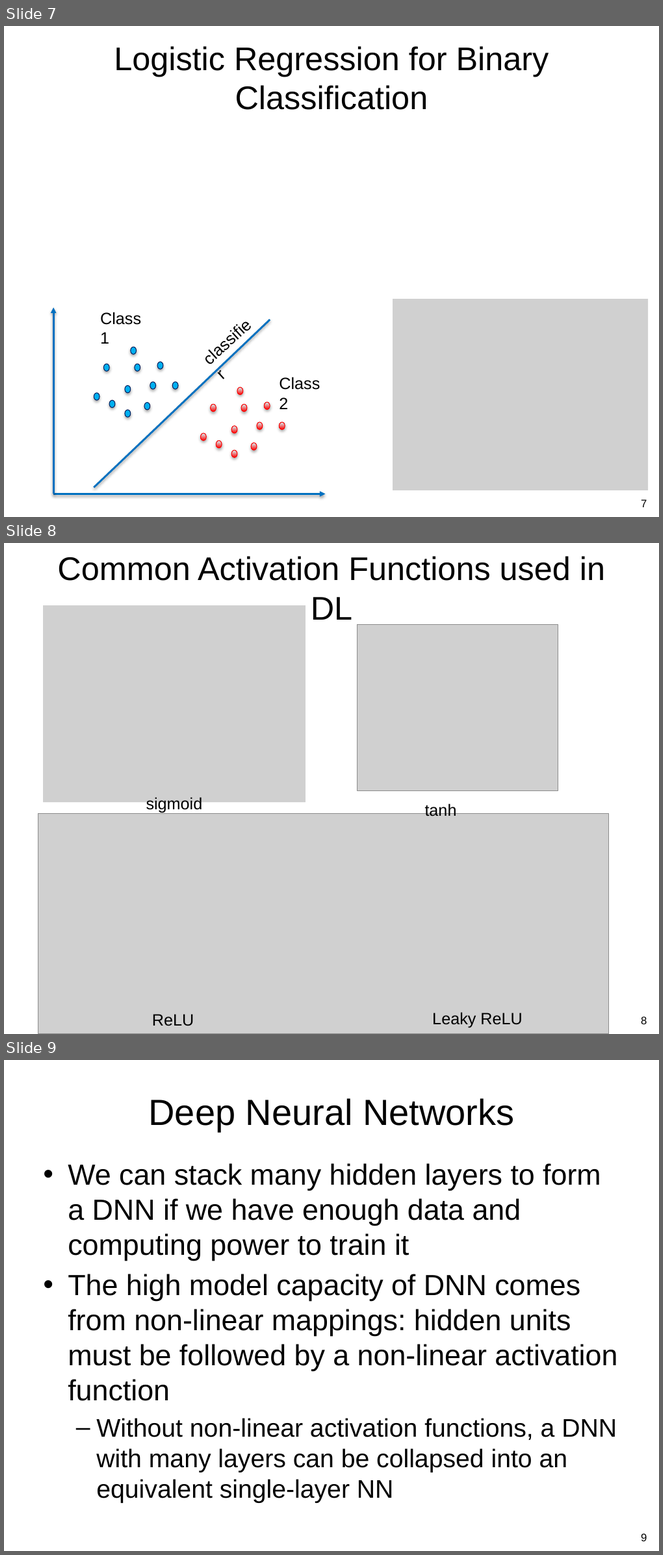
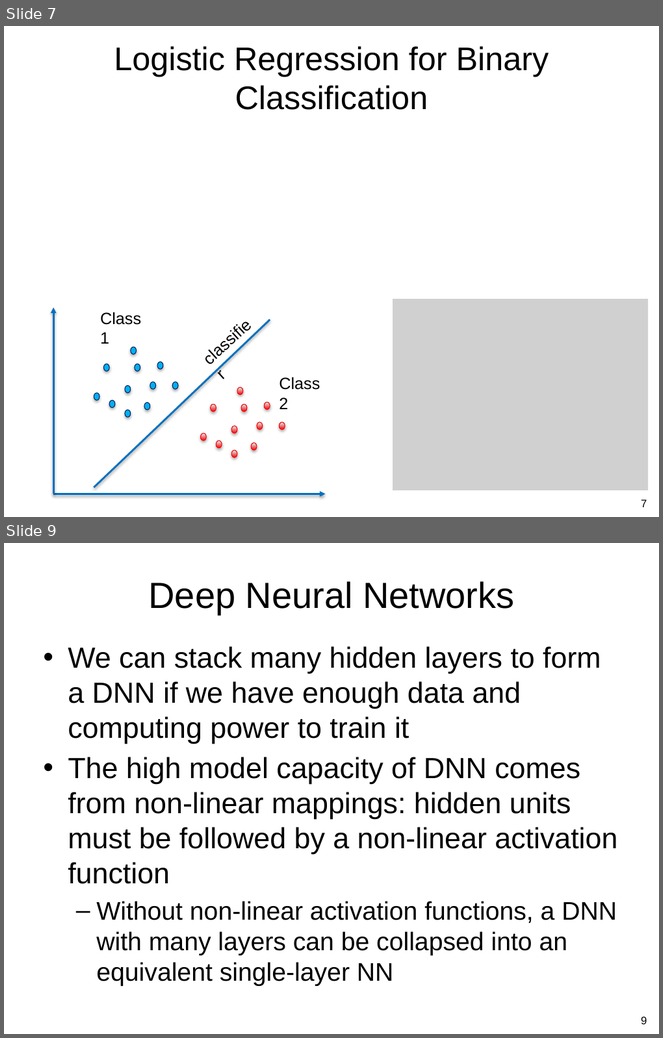
Before and after one commit to guzonghua/saav, a slide deck: PPTs/L3 Intro to ML.pptx. Shown one above the other, each under a label of ours: slides 7, 8 and 9 before the commit, slides 7 and 9 after it; the slides between them are not shown. The pictures are 663x1555 and 663x1038 pixels, drawn with LibreOffice and Linux fonts; fonts in the diff are those of the drawing; grey boxes stand for pictures. Boxes give left, top, right and bottom in pixels: in the first picture for what was removed or moved away, otherwise in the second. Text is boxed around its words. In the diff, an @@ line names an element or a change of style, - is before the commit and + after.

```diff
--- a/PPTs/L3 Intro to ML.pptx
+++ b/PPTs/L3 Intro to ML.pptx
@@ slide 8 removed at bbox=[4, 543, 659, 1034], background #FFFFFF @@
@@ title removed at bbox=[57, 556, 605, 620] @@
-Common Activation Functions used in DL
@@ picture removed at bbox=[43, 605, 306, 802] @@
@@ picture removed at bbox=[358, 624, 558, 791] @@
@@ picture removed at bbox=[38, 813, 609, 1034] @@
@@ text removed at bbox=[146, 797, 203, 813] @@
-sigmoid
@@ text removed at bbox=[425, 802, 457, 817] @@
-tanh
@@ text removed at bbox=[152, 1014, 194, 1027] @@
-ReLU
@@ text removed at bbox=[432, 1012, 522, 1028] @@
-Leaky ReLU
@@ page number removed at bbox=[641, 1017, 647, 1025] @@
-8
```
Also in this commit, not shown: 1 slide changed, 2 slides added, 4 other files.
